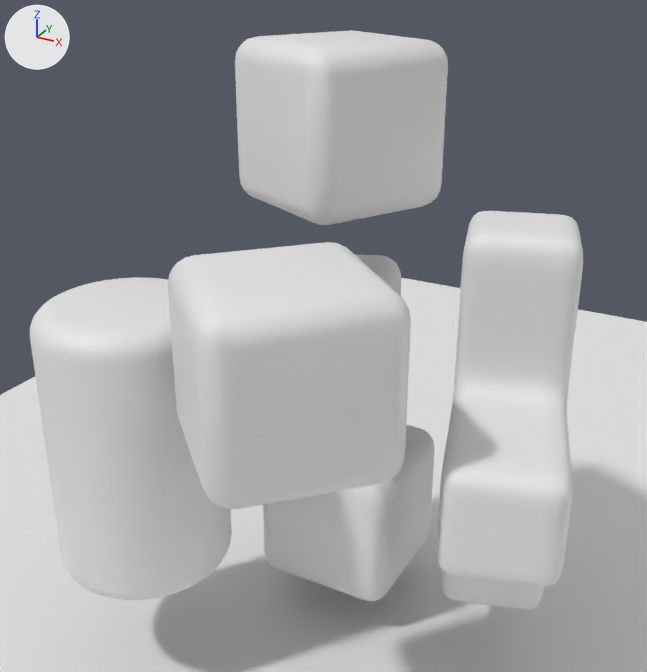
A saved change to the glTF model src/assets/scene.glb.
The view is the same before and after, from a camera (50 mm lens) standing at (4.89, -11.65, 8.98) and looking at (0.1, -2.95, 4.63). Arrows for +X, +Y and +Z are at upper left; the lights stay in place. Where no turn or scale is listed for an object, it has been applied to the vertices.

The first picture shows 'cube-brick.000', 'cube-brick.001', 'cube-brick.002', 'cube-brick.004', 'cylinder-brick.000', 'floor', 'plus-brick.000'.
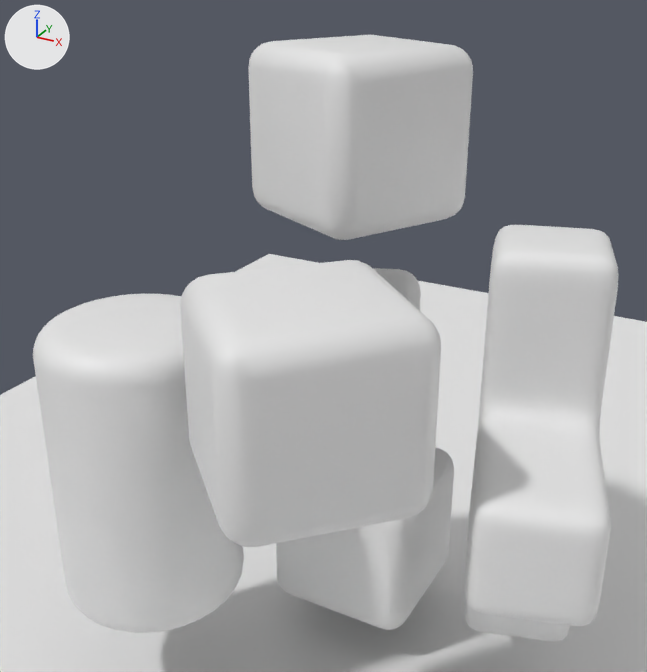
ob_bricks is not drawn itself; it is the parent of ob_cube_brick_000, ob_cube_brick_001, ob_cube_brick_002, ob_cube_brick_004.

What differs and where, as boxes (x1, y1, x2, y2) in the pictures (647 x 672 px):
'cube-brick.002', moved
    before: (168, 242, 411, 509)
    after: (180, 260, 441, 547)
'plus-brick.000', moved
    before: (437, 211, 583, 610)
    after: (464, 225, 618, 642)
'cylinder-brick.000', moved
    before: (30, 277, 232, 600)
    after: (33, 294, 244, 633)
'cube-brick.004', moved
    before: (235, 30, 448, 225)
    after: (248, 35, 473, 240)
'cube-brick.000', moved
    before: (263, 425, 435, 601)
    after: (276, 447, 454, 630)
'cube-brick.001', moved
    before: (355, 254, 401, 296)
    after: (285, 265, 421, 311)

Diff of the bpy script that builds the scene:
```diff
--- a/src/assets/scene.glb.py
+++ b/src/assets/scene.glb.py
@@ ob_bricks @@
 ob_bricks = bpy.data.objects.new('bricks', None)
-ob_bricks.location = (-0.476, -1.253, 0.0)
+ob_bricks.location = (0.0, 0.0, 0.0)
@@ ob_cube_brick_000 @@
 ob_cube_brick_000.parent = ob_bricks
-ob_cube_brick_000.location = (0.315, -0.426, 1.468)
+ob_cube_brick_000.location = (0.298, -2.08, 1.468)
@@ ob_cube_brick_001 @@
 ob_cube_brick_001.parent = ob_bricks
-ob_cube_brick_001.location = (0.0123, -0.684, 4.038)
+ob_cube_brick_001.location = (-0.00437, -2.337, 4.038)
 ob_cube_brick_001.rotation_euler = (0.0, 0.0, 0.376)  # degrees (0, 0, 22)
@@ ob_cube_brick_002 @@
 ob_cube_brick_002.parent = ob_bricks
-ob_cube_brick_002.location = (1.159, -3.551, 5.121)
+ob_cube_brick_002.location = (1.143, -5.205, 5.121)
 ob_cube_brick_002.rotation_euler = (0.0, 0.0, -0.76)  # degrees (0, 0, -44)
@@ ob_cube_brick_004 @@
 ob_cube_brick_004.parent = ob_bricks
-ob_cube_brick_004.location = (0.141, -0.498, 6.939)
+ob_cube_brick_004.location = (0.125, -2.152, 6.939)
 ob_cube_brick_004.rotation_euler = (0.0, 0.0, -0.466)  # degrees (0, 0, -27)
@@ ob_cylinder_brick_000 @@
 ob_cylinder_brick_000 = bpy.data.objects.new('cylinder-brick.000', me_cylinder_brick)
-ob_cylinder_brick_000.location = (-1.92, -4.13, 3.3)
+ob_cylinder_brick_000.location = (-1.46, -4.53, 3.3)
@@ ob_plus_brick_000 @@
 ob_plus_brick_000 = bpy.data.objects.new('plus-brick.000', me_plus_brick)
-ob_plus_brick_000.location = (2.16, -1.97, 3.58)
+ob_plus_brick_000.location = (2.61, -2.37, 3.58)
```
